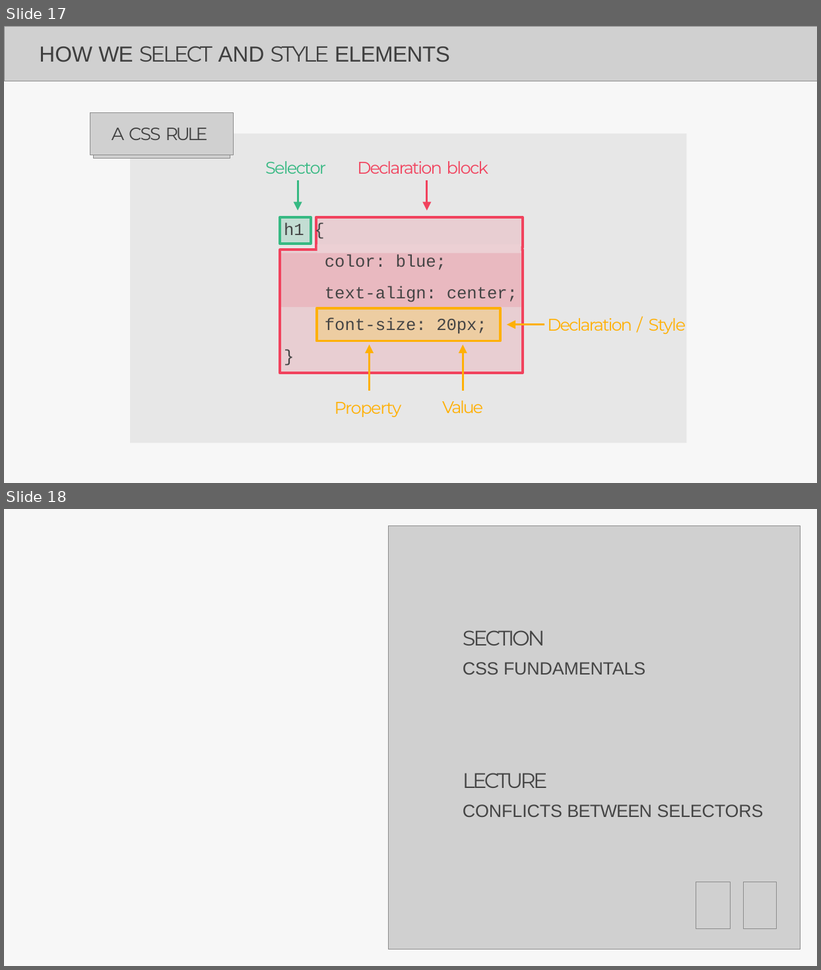
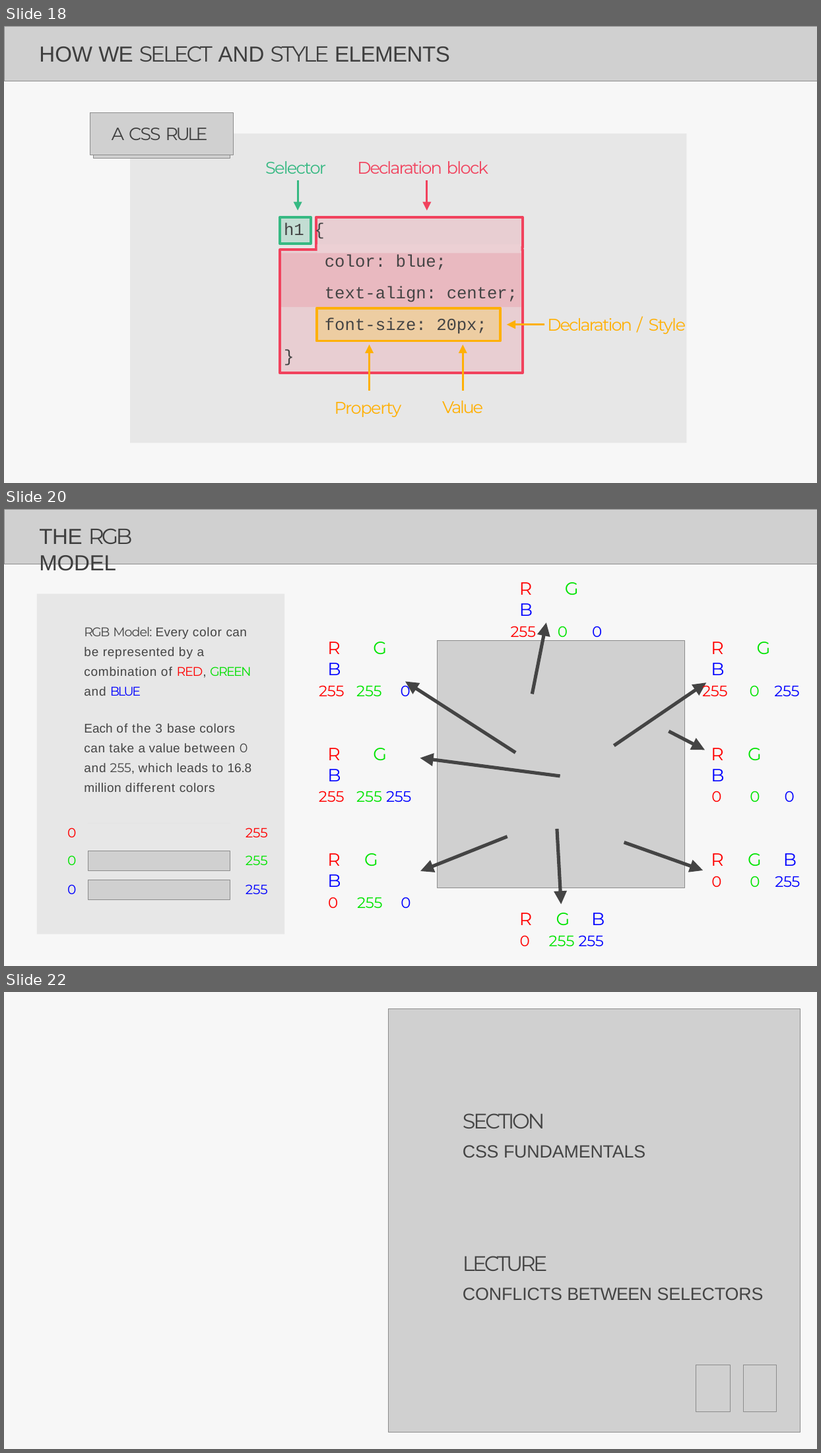
Before and after one commit to Aravindanchellam/UI-UX-Resources, a slide deck: LECTURE_HTML_CSS.pptx. Shown one above the other, each under a label of ours: slides 17 and 18 before the commit, slides 18, 20 and 22 after it; the slides between them are not shown. The pictures are 821x970 and 821x1453 pixels, drawn with LibreOffice and Linux fonts; fonts in the diff are those of the drawing; grey boxes stand for pictures; background and template pictures are left out. Boxes give left, top, right and bottom in pixels: in the first picture for what was removed or moved away, otherwise in the second. Text is boxed around its words. In the diff, an @@ line names an element or a change of style, - is before the commit and + after.

```diff
--- a/LECTURE_HTML_CSS.pptx
+++ b/LECTURE_HTML_CSS.pptx
@@ slide 20 added at box(4, 509, 817, 966), background #FFFFFF; not listed: 1 template element that a slide beside it also shows @@
@@ picture added at box(4, 509, 817, 564) @@
@@ title added at box(39, 528, 133, 570), 42.5 pt, text #3E3E3E @@
+THE RGB MODEL
@@ text added at box(327, 582, 602, 782), 29.5 pt, text #FF0000 @@
+R G B
+255 0 0
@@ freeform shape added at box(37, 594, 284, 935), fill #E7E7E7 @@
@@ text added at box(84, 627, 252, 696), 24.5 pt, text #444444 @@
+RGB Model: Every color can be represented by a combination of RED, GREEN and BLUE
@@ text added at box(319, 642, 411, 887), 29.5 pt, text #FF0000 @@
+R G B
+255 255 0
@@ text added at box(702, 642, 799, 696), 29.5 pt, text #FF0000 @@
+R G B
+255 0 255
@@ group added at box(405, 682, 567, 904): 6 freeform shapes @@
@@ text added at box(84, 723, 252, 792), 24.5 pt, text #444444 @@
+Each of the 3 base colors can take a value between 0 and 255, which leads to 16.8 million different colors
@@ group added at box(437, 623, 706, 888): 8 freeform shapes, 1 picture @@
@@ text added at box(319, 748, 411, 802), 29.5 pt, text #FF0000 @@
+R G B
+255 255 255
@@ freeform shape added at box(420, 753, 434, 766), fill #444444 @@
@@ freeform shape added at box(432, 760, 560, 776), outline #444444 6.6 pt @@
@@ text added at box(711, 748, 800, 887), 29.5 pt, text #0000FF @@
+R G B
+0 0 255
@@ table added at box(66, 823, 269, 899), 3 rows, 2 columns @@
+0 | 255
+0 | 255
+0 | 255
@@ picture added at box(88, 824, 230, 843) @@
@@ picture added at box(88, 851, 230, 871) @@
@@ text added at box(327, 854, 411, 908), 29.5 pt, text #00E400 @@
+R G B
+0 255 0
@@ text added at box(520, 854, 797, 947), 34.5 pt, text #FF0000 @@
+R G B
+0 0 0
@@ picture added at box(88, 880, 230, 900) @@
@@ text added at box(519, 913, 605, 947), 29.5 pt, text #00E400 @@
+R G B
+0 255 255
@@ what was slide 17 is now slide 18 @@
@@ what was slide 18 is now slide 22 @@
```
Also in this commit, not shown: 2 slides changed, 34 other slides added.
